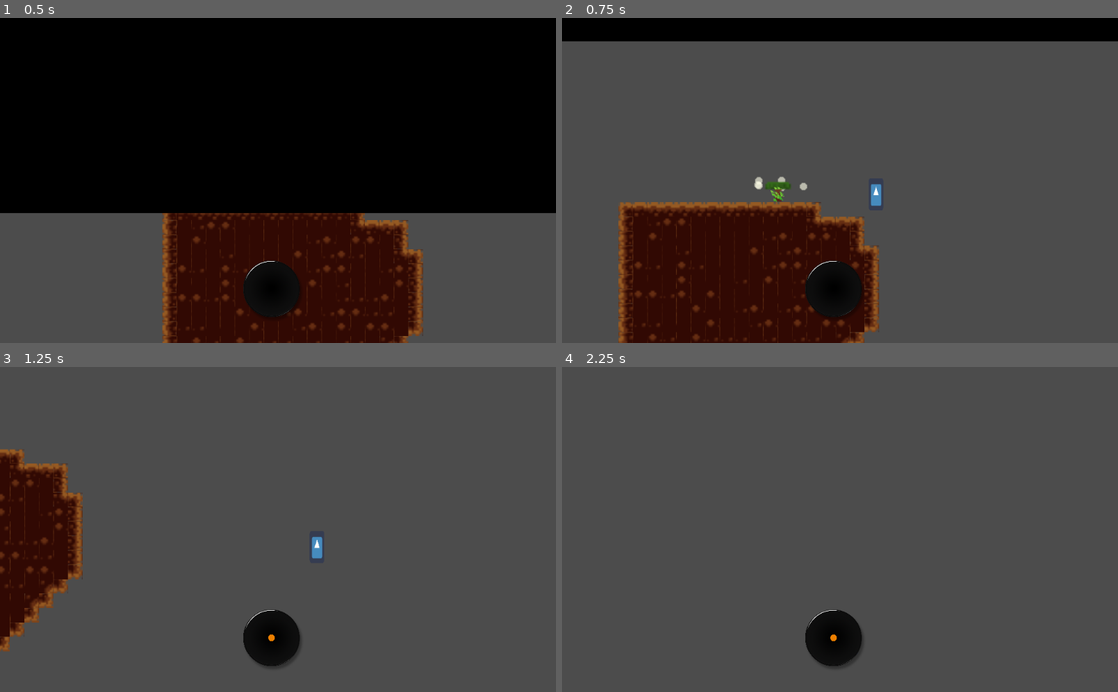
Above: before the commit, frames 1-4 (two rows, left to right).
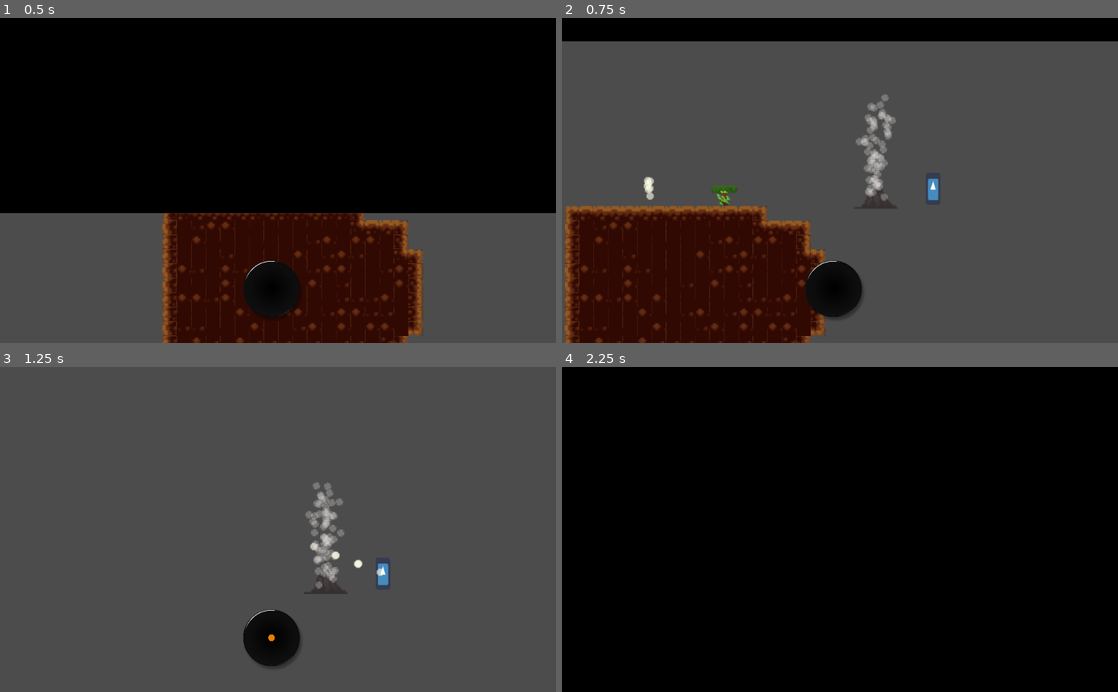
Above: after the commit, the same moments.

Repository: aridai-shi/gmtk2020
Game: Godot game, scene res://GameLoader.tscn
Two runs of this game, one before a commit and one after it. Both use one fixed random seed, a clock stepped at 60 frames per second and the inputs below. The engine's default icon, where the game draws it, is replaced by a stand-in: a white triangle on a blue panel in a dark square. Sound files missing from this copy of the repository are replaced by a short silence.
Inputs:
- Up to frame 1 (0.5 s): no input
- Up to frame 2 (0.75 s): hold Right (ui_right) from 0.53 s (still down); hold Space (ui_select) from 0.53 s (still down)
- Up to frame 3 (1.25 s): keep holding Right (ui_right); keep holding Space (ui_select)
- Up to frame 4 (2.25 s): release Space (ui_select) at 1.28 s; tap Space (ui_select) at 1.35, 1.52, 1.82 s; release Right (ui_right) at 2.03 s; hold Left (ui_left) from 2.03 s (still down); hold Space (ui_select) from 2.03 s (still down)

Frame 1 is identical in both runs. In frame 2, 12% of the frame differs, in the area x 0-68%, y 23-100%; in frame 3, 8.0%; in frame 4, 99%, in the area x 0-100%, y 0-100%.
Error after the commit: Attempt to call function 'Beat' in base 'null instance' on a null instance. (res://Player/Player.gd:18)

Commit message:
Add Geyser

Diff:
--- /dev/null
+++ b/Geiser/Geyser.gd
@@ -0,0 +1,31 @@
+extends Sprite
+
+
+# Declare member variables here. Examples:
+# var a = 2
+# var b = "text"
+
+
+# Called when the node enters the scene tree for the first time.
+func _ready():
+	var val = randi() % 2
+	if val == 0:
+		val = -1
+	else:
+		val = 1
+	scale.x = val
+	get_owner().get_parent().get_node("./BeatPlayer").connect("beat",self,"on_beat")
+	$GeyserTimer.connect("timeout",self,"on_geyser_timer_timeout")
+
+func on_beat():
+	$GeyserTimer.start()
+	$SteamParticles.emitting = true
+	$Area/Shape.disabled = true
+
+func on_geyser_timer_timeout():
+	$SteamParticles.emitting = false
+	$Area/Shape.disabled = false
+
+# Called every frame. 'delta' is the elapsed time since the previous frame.
+#func _process(delta):
+#	pass
--- /dev/null
+++ b/Geiser/Geyser.tscn
@@ -0,0 +1,28 @@
+[gd_scene load_steps=6 format=2]
+
+[ext_resource path="res://Geiser/Geyser.gd" type="Script" id=1]
+[ext_resource path="res://Geiser/base.png" type="Texture" id=2]
+[ext_resource path="res://Geiser/Steam.tres" type="Material" id=3]
+[ext_resource path="res://Geiser/steam_particle.png" type="Texture" id=4]
+
+[sub_resource type="RectangleShape2D" id=1]
+extents = Vector2( 5.57175, 25.6425 )
+
+[node name="Geyser" type="Sprite"]
+texture = ExtResource( 2 )
+script = ExtResource( 1 )
+
+[node name="SteamParticles" type="Particles2D" parent="."]
+amount = 64
+lifetime = 0.5
+process_material = ExtResource( 3 )
+texture = ExtResource( 4 )
+
+[node name="GeyserTimer" type="Timer" parent="."]
+wait_time = 0.5
+
+[node name="Area" type="Area2D" parent="."]
+
+[node name="Shape" type="CollisionShape2D" parent="Area"]
+position = Vector2( 0, -24.809 )
+shape = SubResource( 1 )
--- /dev/null
+++ b/Geiser/Steam.tres
@@ -0,0 +1,14 @@
+[gd_resource type="ParticlesMaterial" format=2]
+
+[resource]
+emission_shape = 1
+emission_sphere_radius = 5.13
+flag_disable_z = true
+direction = Vector3( 0, -1, 0 )
+spread = 10.0
+gravity = Vector3( 0, 1, 0 )
+initial_velocity = 100.0
+angular_velocity = 46.45
+angular_velocity_random = 0.16
+orbit_velocity = 0.0
+orbit_velocity_random = 0.0
--- a/Player/Player.gd
+++ b/Player/Player.gd
@@ -9,14 +9,14 @@
 var velocity = Vector2()
 var jumping = false
 var dash = true;
-func _ready():
-		get_owner().get_parent().get_node("./BeatPlayer").connect("beat",self,"on_beat")
-func on_beat():
-	$JumpBufferTimer.start(0.15)
+
+
 func get_input():
 	var horiz = Input.get_action_strength("ui_right") - Input.get_action_strength("ui_left")
 	if is_on_floor():
 		$CoyoteTimer.start(0.09)
+	if get_node("../BeatPlayer").Beat():
+		$JumpBufferTimer.start(0.15)
 	if !jumping and $JumpBufferTimer.time_left > 0 and $CoyoteTimer.time_left > 0:
 		jumping = true
 		velocity.y = jump_speed
@@ -34,10 +34,9 @@
 func _physics_process(delta):
 	if controllable:
 		get_input()
-		if $CoolTimer.time_left <= 0 && Input.is_action_pressed("ui_select") && dash:
+		if Input.is_action_pressed("ui_select") && dash:
 			dash = false
 			$DashTimer.start(0.08)
-			$CoolTimer.start(0.5)
 		if jumping and is_on_floor():
 			jumping = false
 		if $DashTimer.time_left > 0:
@@ -46,15 +45,10 @@
 			else:
 				velocity.x = -4 * run_speed
 			velocity.y = 0
-			$DashDust.emitting = true
 		else:
 			velocity.y += gravity * delta
-			$DashDust.emitting = false
 		if $CoyoteTimer.time_left > 0:
 			dash = true
 		velocity = move_and_slide(velocity, Vector2(0, -1))
 		if velocity.y > 800:
-			var game = get_owner().get_parent()
-			game.transition_level(game.levellist[game.currentlevel])
-			visible = false
-			velocity.y = 0
+			get_tree().reload_current_scene()
--- a/TestLevel.tscn
+++ b/TestLevel.tscn
@@ -1,5 +1,6 @@
-[gd_scene load_steps=35 format=2]
-
+[gd_scene load_steps=36 format=2]
+
+[ext_resource path="res://Geiser/Geyser.tscn" type="PackedScene" id=1]
 [ext_resource path="res://Spring/Spring.tscn" type="PackedScene" id=2]
 [ext_resource path="res://Player/Player.tscn" type="PackedScene" id=3]
 [ext_resource path="res://Tilesets/dirt.png" type="Texture" id=4]
@@ -305,6 +306,9 @@
 [node name="Player" parent="." instance=ExtResource( 3 )]
 position = Vector2( 0, 1 )
 
+[node name="Geyser" parent="Player" instance=ExtResource( 1 )]
+position = Vector2( -32, 7.74915 )
+
 [node name="Spring" parent="." instance=ExtResource( 2 )]
 position = Vector2( 24.2809, 8.74915 )
 
Binary file added: Geiser/base.png
Binary file added: Geiser/steam_particle.png
